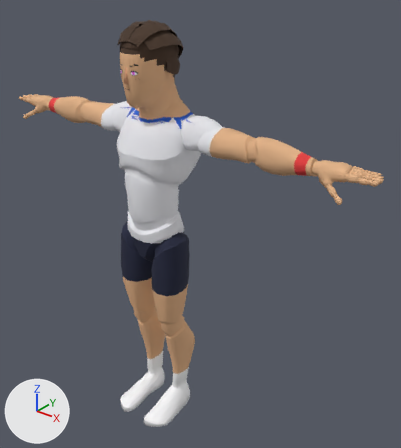
A saved change to the glTF model sweetspot/models/players/p10.glb.
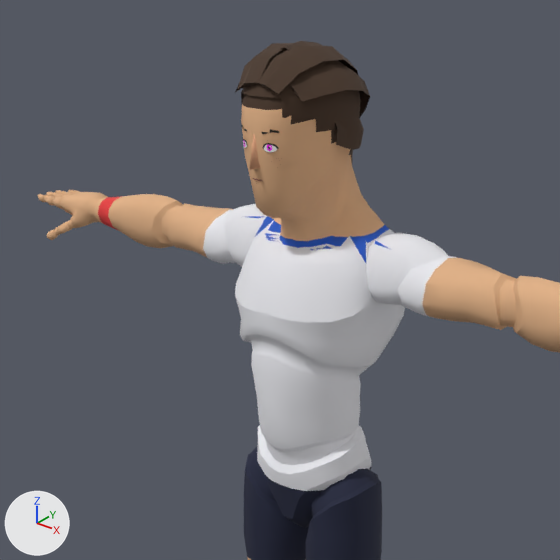
Old and new are each drawn whole from a camera (50 mm lens) standing at (1.57, -1.63, 2.1) and looking at (0.15, 0.14, 1.0) and again close up on the part from 0% to 69% of the width and 0% to 62% of the height. Arrows for +X, +Y and +Z are at lower left; the lights stay in place. The last two pictures show the newer version. Vertices at exactly the same position are counted once.

The scene before the commit, as lines of its bpy script (objects in view):
```python
mat_face = principled_material('face')
mat_face.texture = img_face_01  # with its transparency
mat_face.roughness = 0.9
me_face = bpy.data.meshes.new('Face')
me_face.from_pydata(...)  # 52 vertices, 72 faces; spans x -0.077..0.077, y -0.13..-0.06, z 1.603..1.758
me_face.materials.append(mat_face)  # picture img_face_01
me_hair = bpy.data.meshes.new('Hair')
me_hair.from_pydata(...)  # 534 vertices, 994 faces; spans x -0.121..0.121, y -0.117..0.143, z 1.439..1.877
me_hair.materials.append(mat_palette)  # picture img_palette
me_mannequin = bpy.data.meshes.new('Mannequin')
me_mannequin.from_pydata(...)  # 7380 vertices, 14515 faces; spans x -0.97..0.97, y -0.21..0.16, z 0.0..1.86
me_mannequin.materials.append(mat_palette)  # picture img_palette
me_nose = bpy.data.meshes.new('Nose')
me_nose.from_pydata(...)  # 6 vertices, 6 faces; spans x -0.0123..0.0123, y -0.1445..-0.1237, z 1.6582..1.7223
me_nose.materials.append(mat_palette)  # picture img_palette
ob_body = bpy.data.objects.new('Body', me_mannequin)
ob_body.location = (0.0, 0.0, 0.0)
ob_face = bpy.data.objects.new('Face', me_face)
ob_face.location = (0.0, 0.0, 0.0)
ob_hair = bpy.data.objects.new('Hair', me_hair)
ob_hair.location = (0.0, 0.0, 0.0)
ob_nose = bpy.data.objects.new('Nose', me_nose)
ob_nose.location = (0.0, 0.0, 0.0)
```
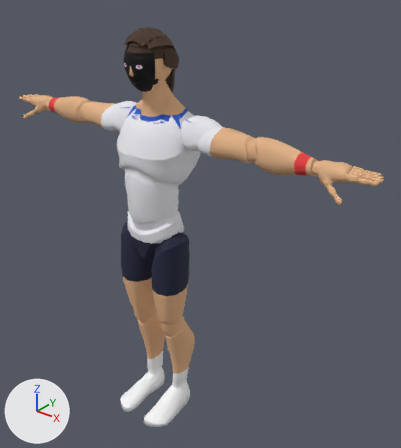
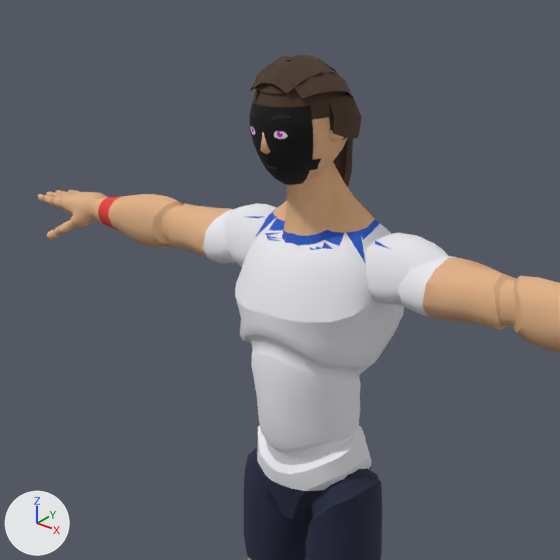
What changed in the scene script:
```text
Change mat_face:
    mat_face.texture: img_face_01 -> img_face_01  # with its transparency -> not seen
Change me_mannequin:
    used by ob_body; location = (0.0, 0.0, 0.0)
    remove me_mannequin.from_pydata(...)  # 7380 vertices, 14515 faces; spans x -0.97..0.97, y -0.21..0.16, z 0.0..1.86
    add me_mannequin.from_pydata(...)  # 7380 vertices, 14515 faces; spans x -0.97..0.97, y -0.21..0.16, z 0.0..1.76
    me_mannequin part 1: 546 of 7380 vertices moved; they spanned x -0.71..0.71, y -0.13..0.16, z 0.73..1.86 and now span x -0.71..0.71, y -0.11..0.16, z 0.73..1.76; mean shift (0.0, 0.0, 0.0); largest move (-0.14, 0.09, 1.53) -> (0.12, 0.03, 1.53)
    me_mannequin part 2: 186 kept faces spanning x -0.04..0.04, y -0.05..0.05, z 1.66..1.76 get new texture (UV) coordinates
    other edits to the shape of me_mannequin do not show in these pictures
Change me_face:
    used by ob_face; location = (0.0, 0.0, 0.0)
    remove me_face.from_pydata(...)  # 52 vertices, 72 faces; spans x -0.077..0.077, y -0.13..-0.06, z 1.603..1.758
    add me_face.from_pydata(...)  # 100 vertices, 158 faces; spans x -0.082..0.082, y -0.107..-0.024, z 1.615..1.771
    me_face part 3: the whole mesh is rebuilt
Change me_hair:
    used by ob_hair; location = (0.0, 0.0, 0.0)
    remove me_hair.from_pydata(...)  # 534 vertices, 994 faces; spans x -0.121..0.121, y -0.117..0.143, z 1.439..1.877
    add me_hair.from_pydata(...)  # 534 vertices, 994 faces; spans x -0.105..0.105, y -0.086..0.145, z 1.458..1.852
    me_hair part 4: the loose piece of 110 vertices spanning x -0.041..0.041, y 0.033..0.143, z 1.439..1.721 is moved by (0.0, 0.001, 0.019)
    me_hair part 5: 424 of 534 vertices moved; they spanned x -0.121..0.121, y -0.117..0.141, z 1.657..1.877 and now span x -0.105..0.105, y -0.086..0.125, z 1.674..1.852; mean shift (0.0, -0.002, 0.002); largest move (-0.05, 0.095, 1.813) -> (-0.02, 0.068, 1.813)
Add me_head:
    me_head.from_pydata(...)  # 531 vertices, 1043 faces; spans x -0.101..0.101, y -0.114..0.111, z 1.607..1.832
    me_head.materials.append(mat_palette)  # picture img_palette
Remove ob_nose:
    ob_nose = bpy.data.objects.new('Nose', me_nose)
    ob_nose.location = (0.0, 0.0, 0.0)
Add ob_head:
    ob_head = bpy.data.objects.new('Head', me_head)
    ob_head.location = (0.0, 0.0, 0.0)
```

Where the change shows, as pixel boxes (x1, y1, x2, y2) in the close-ups (560 x 560 px; the box of a moved part takes in the faces that stretch with it):
'Body', reshaped: before (38, 94, 560, 560); after (38, 162, 560, 560)
'Hair', reshaped: before (235, 41, 370, 162); after (249, 55, 362, 187)
'Face', surface changed, reshaped: before (242, 125, 279, 181); after (249, 101, 321, 185)
'Head', added (brown): after (255, 90, 348, 181)
'Nose', deleted: before (250, 134, 261, 170)
part 1 of me_mannequin, moved or reshaped: before (98, 105, 457, 560); after (98, 162, 457, 560)
part 2 of me_mannequin, surface changed: before (242, 94, 336, 144)
part 4 of me_hair, moved or reshaped (mostly hidden before): before (351, 150, 353, 162); after (333, 139, 353, 187)
part 5 of me_hair, moved or reshaped: before (235, 41, 370, 155); after (249, 55, 362, 142)
